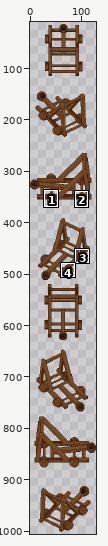
Edited in one commit: pixel-art file (apps/client/src/metadata/probable-waffle/sprites/siege_weapons/lpc-siege-weapons/catapult/level1/move.aseprite). The picture above shows the old version from afar; the outline marks the close-up.
Close-up. Earlier state:
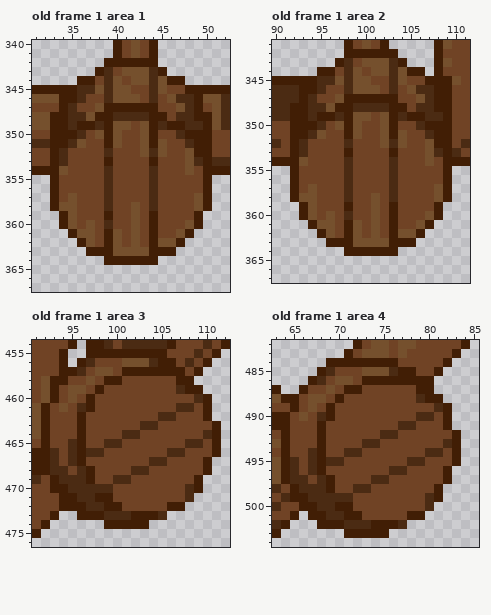
128x1024 pixels, 1 frame. Shown: old frame 1 area 1: x 31..52, y 340..367; old frame 1 area 2: x 90..111, y 341..367; old frame 1 area 3: x 91..112, y 454..476; old frame 1 area 4: x 63..85, y 482..504. The wide view leaves out empty margins. The commit also changed other frames or places, which this record leaves out.
After the commit:
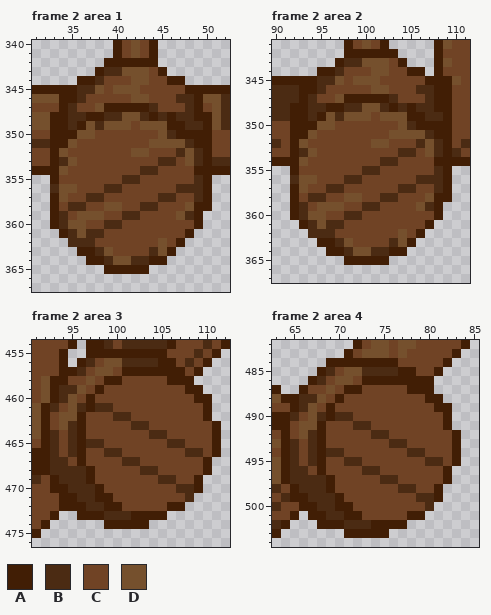
Palette (. is transparent): A #411e05  B #4b2b13  C #704325  D #75502d
A new or re-ordered frame is compared with the old frame closest to it.
From old to new:
frames 1 -> 6
Frame 2 area 1 is new; against old frame 1, layer "fg-wheels":
y 343: x 40 C -> B; x 44 B -> C
y 344: x 38..40 CBD -> BCC; x 44..45 BD -> CC
y 345: x 39 B -> C; x 42 C -> D; x 44..45 BD -> CC
y 346: x 39..41 BDD -> CCC; x 43..44 CB -> DC; x 46 D -> C
y 347: x 44 A -> B; x 47 D -> C
y 348: x 37 D -> A; x 39 A -> B; x 41..42 BB -> DD; x 45..46 AC -> BA
y 349: x 37 A -> D; x 39 A -> D; x 44..45 AB -> DD
y 350: x 36..40 BCDAD -> DDCCC; x 43..47 DACCB -> CCDBA
y 351: x 35..36 BD -> DC; x 39..40 AD -> CC; x 43..44 DA -> CD; x 46..47 CC -> DD
y 352: x 34 B -> D; x 39 B -> C; x 42 C -> D; x 44..45 BD -> CC; x 47 C -> B; x 49 A -> B
y 353: x 35 C -> D; x 39 A -> C; x 44..46 ACC -> CBB
y 354: x 39 B -> C; x 43 C -> B; x 48..49 DC -> CA
y 355: x 39 B -> C; x 41..42 CC -> BB; x 44 B -> C; x 49 C -> B
y 356: x 33..35 ACC -> BDD; x 40 C -> B; x 44 B -> C; x 47..49 CCC -> BBB
y 357: x 34..35 CD -> DC; x 37..39 CCB -> BBC; x 44..46 BCC -> CBB; x 49 D -> B
y 358: x 34..36 DDC -> CBB; x 39..40 BC -> DD; x 42..43 DC -> CB; x 48..49 CD -> DA
y 359: x 33..39 .ADCCCA -> ABCDDDC; x 41..42 CD -> BB; x 44 A -> C; x 47..48 CC -> DB
y 360: x 33..34 .A -> AB; x 36..37 CD -> DC; x 40 C -> B; x 42 D -> C; x 44 A -> C; x 48 D -> C
y 361: x 34..35 .A -> AB; x 37..40 DCAD -> BBCC; x 42 D -> C; x 44 A -> C; x 47 D -> C
y 362: x 35..37 .AD -> BBB; x 39..40 AD -> CC; x 42 D -> C; x 44 A -> C; x 46 D -> C
y 363: x 36 . -> A; x 38..45 AADDDDAA -> BDCCCCBD
y 364: x 37..43 ..AAAAA -> AABDDBB; x 45 . -> A
y 365: x 39..43 ..... -> AAAAA
Frame 2 area 2 is new; against old frame 1, layer "fg-wheels":
y 343: x 99 C -> B; x 103 B -> C
y 344: x 97..99 CBD -> BCC; x 103..104 BD -> CC
y 345: x 98 B -> C; x 101 C -> D; x 103..104 BD -> CC
y 346: x 98..100 BDD -> CCC; x 102..103 CB -> DC; x 105 D -> C
y 347: x 103 A -> B; x 106 D -> C
y 348: x 96 D -> A; x 98 A -> B; x 100..101 BB -> DD; x 104..105 AC -> BA
y 349: x 96 A -> D; x 98 A -> D; x 103..104 AB -> DD
y 350: x 95..99 BCDAD -> DDCCC; x 102..106 DACCB -> CCDBA
y 351: x 94..95 BD -> DC; x 98..99 AD -> CC; x 102..103 DA -> CD; x 105..106 CC -> DD
y 352: x 93 B -> D; x 98 B -> C; x 101 C -> D; x 103..104 BD -> CC; x 106 C -> B; x 108 A -> B
y 353: x 94 C -> D; x 98 A -> C; x 103..105 ACC -> CBB
y 354: x 98 B -> C; x 102 C -> B; x 107..108 DC -> CA
y 355: x 98 B -> C; x 100..101 CC -> BB; x 103 B -> C; x 108 C -> B
y 356: x 92..94 ACC -> BDD; x 99 C -> B; x 103 B -> C; x 106..108 CCC -> BBB
y 357: x 93..94 CD -> DC; x 96..98 CCB -> BBC; x 103..105 BCC -> CBB; x 108 D -> B
y 358: x 93..95 DDC -> CBB; x 98..99 BC -> DD; x 101..102 DC -> CB; x 107..108 CD -> DA
y 359: x 92..98 .ADCCCA -> ABCDDDC; x 100..101 CD -> BB; x 103 A -> C; x 106..107 CC -> DB
y 360: x 92..93 .A -> AB; x 95..96 CD -> DC; x 99 C -> B; x 101 D -> C; x 103 A -> C; x 107 D -> C
y 361: x 93..94 .A -> AB; x 96..99 DCAD -> BBCC; x 101 D -> C; x 103 A -> C; x 106 D -> C
y 362: x 94..96 .AD -> BBB; x 98..99 AD -> CC; x 101 D -> C; x 103 A -> C; x 105 D -> C
y 363: x 95 . -> A; x 97..104 AADDDDAA -> BDCCCCBD
y 364: x 96..102 ..AAAAA -> AABDDBB; x 104 . -> A
y 365: x 98..102 ..... -> AAAAA
Frame 2 area 3 is new; against old frame 1, layer "fg-wheels":
y 456: x 99..103 CCDDD -> DDBBB
y 458: x 106 C -> A
y 459: x 94..95 CD -> BB; x 107 B -> C
y 460: x 94 C -> B; x 109 B -> A
y 461: x 93..95 CDC -> BCD; x 98..99 CC -> BB; x 107..108 BB -> CC
y 462: x 94..95 CC -> DD; x 100..101 CC -> BB; x 105..106 BB -> CC
y 463: x 94..95 CC -> DB; x 102 C -> B; x 104 B -> C
y 464: x 93 C -> B; x 95 C -> B; x 101..102 BB -> CC; x 104..105 CC -> BB; x 110 B -> C
y 465: x 93 C -> B; x 97..100 CCBB -> BBCC; x 106..109 CCBB -> BBCC
y 466: x 97..100 BBCC -> CCBB; x 106..109 BBCC -> CCBB
y 467: x 94..95 CB -> BC; x 101..102 CC -> BB; x 104..105 BB -> CC
y 468: x 95 C -> B; x 102 B -> C; x 104 C -> B
y 469: x 100..101 BB -> CC; x 105..106 CC -> BB
y 470: x 98..99 BB -> AC; x 107 C -> B
y 473: x 105 B -> A
Frame 2 area 4 is new; against old frame 1, layer "fg-wheels":
y 485: x 71..75 CCDDD -> DDBBB
y 487: x 78 C -> A
y 488: x 66..67 CD -> BB; x 79 B -> C
y 489: x 66 C -> B; x 81 B -> A
y 490: x 65..67 CDC -> BCD; x 70..71 CC -> BB; x 79..80 BB -> CC
y 491: x 66..67 CC -> DD; x 72..73 CC -> BB; x 77..78 BB -> CC
y 492: x 66..67 CC -> DB; x 74 C -> B; x 76 B -> C
y 493: x 65 C -> B; x 67 C -> B; x 73..74 BB -> CC; x 76..77 CC -> BB; x 82 B -> C
y 494: x 65 C -> B; x 69..72 CCBB -> BBCC; x 78..81 CCBB -> BBCC
y 495: x 69..72 BBCC -> CCBB; x 78..81 BBCC -> CCBB
y 496: x 66..67 CB -> BC; x 73..74 CC -> BB; x 76..77 BB -> CC
y 497: x 67 C -> B; x 74 B -> C; x 76 C -> B
y 498: x 72..73 BB -> CC; x 77..78 CC -> BB
y 499: x 70..71 BB -> AC; x 79 C -> B
y 502: x 77 B -> A
Boxes around the changes in both close-ups, in picture pixels (x1, y1, x2, y2):
changed: (50, 67, 203, 274)
changed: (290, 58, 443, 265)
changed: (50, 358, 212, 520)
changed: (290, 367, 452, 529)
